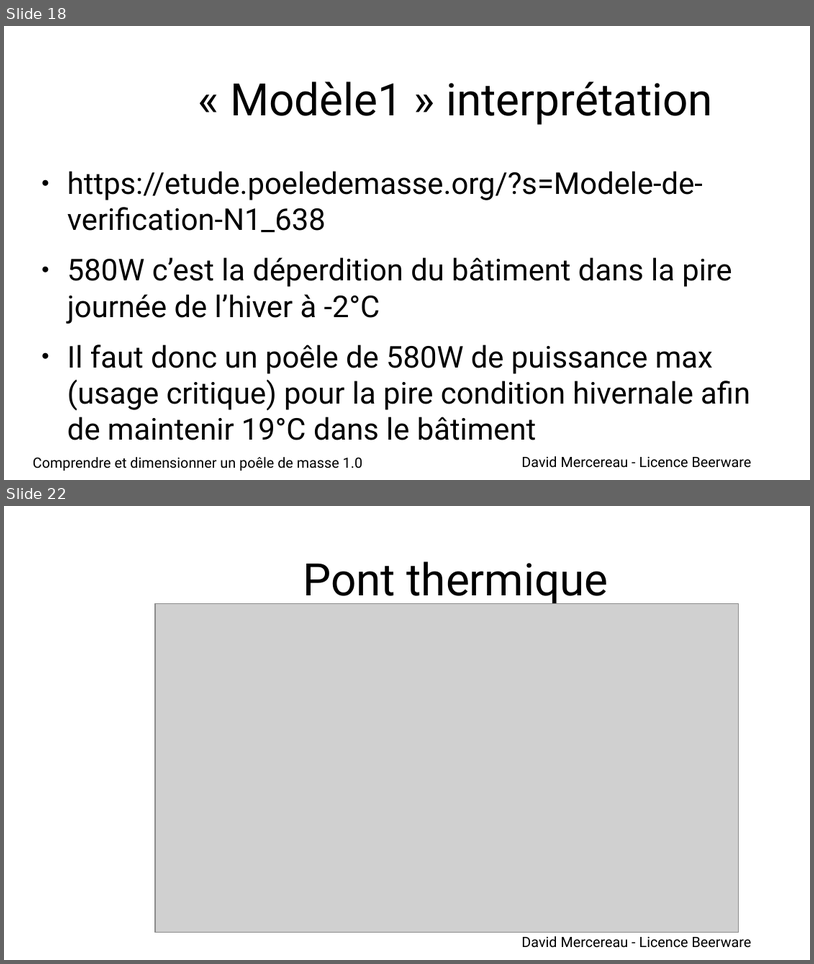
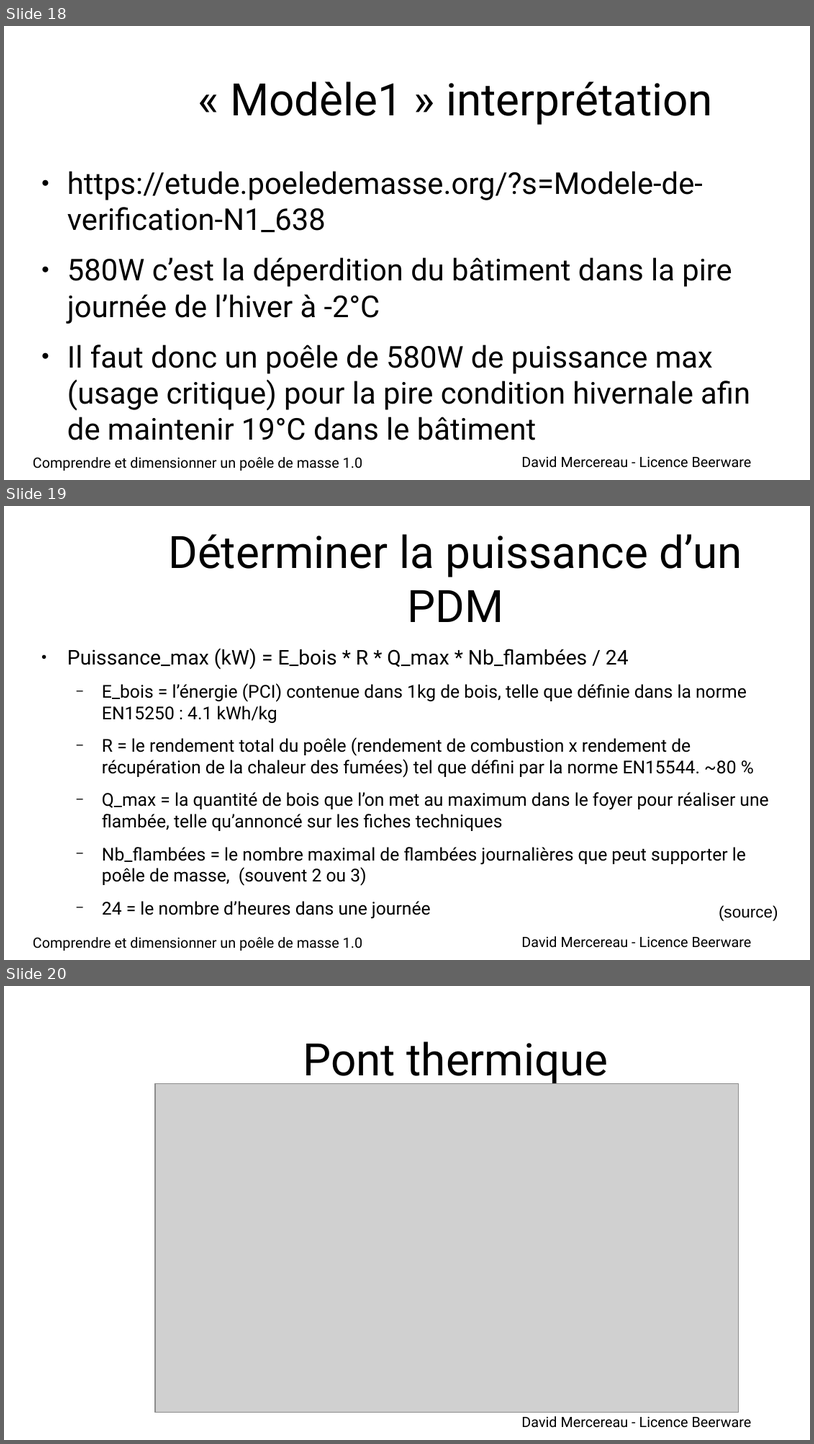
Before and after one commit to kepon85/choisirsonpdm, a slide deck: doc/Présentation-AFPMA-mardiFormation.odp. Shown one above the other, each under a label of ours: slides 18 and 22 before the commit, slides 18, 19 and 20 after it; the slides between them are not shown. The pictures are 814x964 and 814x1444 pixels, drawn with LibreOffice and Linux fonts; fonts in the diff are those of the drawing; grey boxes stand for pictures; background and template pictures are left out. Boxes give left, top, right and bottom in pixels: in the first picture for what was removed or moved away, otherwise in the second. Text is boxed around its words. In the diff, an @@ line names an element or a change of style, - is before the commit and + after.

```diff
--- a/doc/Présentation-AFPMA-mardiFormation.odp
+++ b/doc/Présentation-AFPMA-mardiFormation.odp
@@ slide 19 added at bbox=[4, 506, 810, 960], background #FFFFFF; not listed: 1 template element that a slide beside it also shows @@
@@ title added at bbox=[168, 534, 743, 622], 44 pt, text #000000 @@
+Déterminer la puissance d’un PDM
@@ text added at bbox=[67, 648, 769, 918], 17.5 pt, text #000000 @@
+● Puissance_max (kW) = E_bois * R * Q_max * Nb_flambées / 24
+  − E_bois = l’énergie (PCI) contenue dans 1kg de bois, telle que définie dans la norme EN15250 : 4.1 kWh/kg
+  − R = le rendement total du poêle (rendement de combustion x rendement de récupération de la chaleur des fumées) tel que défini par la norme EN15544. ~80 %
+  − Q_max = la quantité de bois que l’on met au maximum dans le foyer pour réaliser une flambée, telle qu’annoncé sur les fiches techniques
+  − Nb_flambées = le nombre maximal de flambées journalières que peut supporter le poêle de masse, (souvent 2 ou 3)
+  − 24 = le nombre d’heures dans une journée
@@ text added at bbox=[719, 905, 779, 921], 16 pt, text #000000 @@
+(source)
@@ text added at bbox=[33, 937, 363, 950], 14 pt, text #000000 @@
+Comprendre et dimensionner un poêle de masse 1.0
@@ what was slide 22 is now slide 20 @@
```
Also in this commit, not shown: 13 slides changed, 2 other slides added, 2 slides removed, 2 other files.
